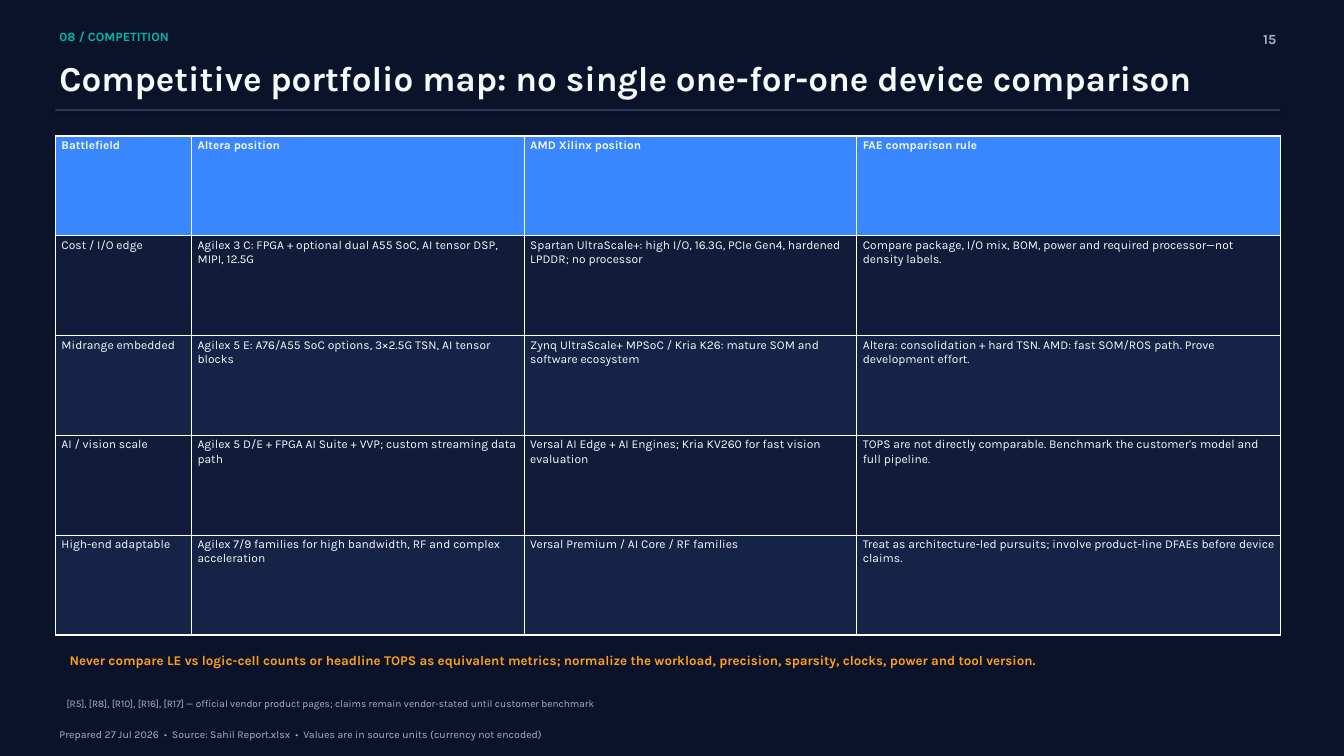
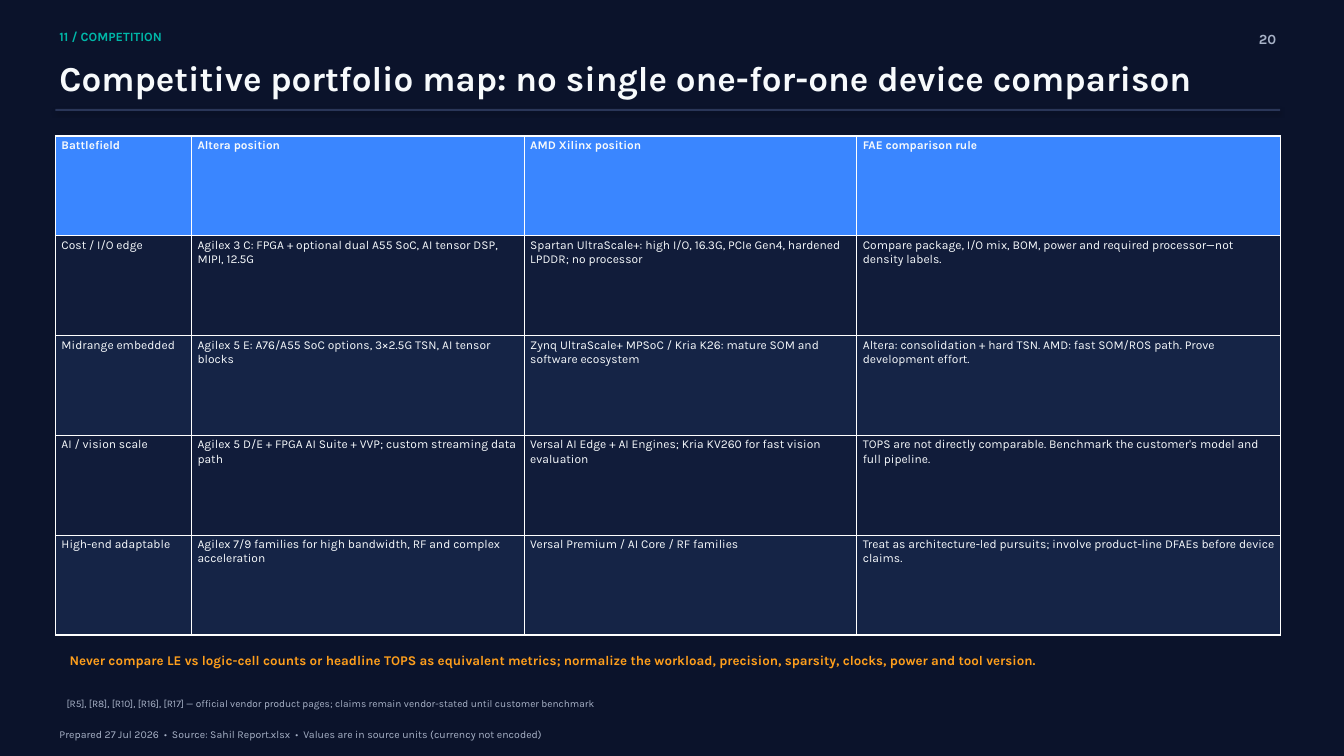
Before and after one commit to sahilpat28/Cursor_Sahil, a slide deck: slide 20 of qbr/output/Sahil_QBR_2026-07-29.pptx (slide 15 before the commit). Drawn at 1344x756 pixels with LibreOffice and Linux fonts; fonts in the diff are those of the drawing. Boxes give left, top, right and bottom in pixels: in the first picture for what was removed or moved away, otherwise in the second. Text is boxed around its words. In the diff, an @@ line names an element or a change of style, - is before the commit and + after.

```diff
--- a/qbr/output/Sahil_QBR_2026-07-29.pptx
+++ b/qbr/output/Sahil_QBR_2026-07-29.pptx
@@ text at box(59, 32, 162, 41): text changed @@
-08 / COMPETITION
+11 / COMPETITION
@@ text at box(1259, 35, 1276, 44): text changed @@
-15
+20
```
Also in this commit, not shown: 12 other slides changed, 5 slides added, 3 other files.
